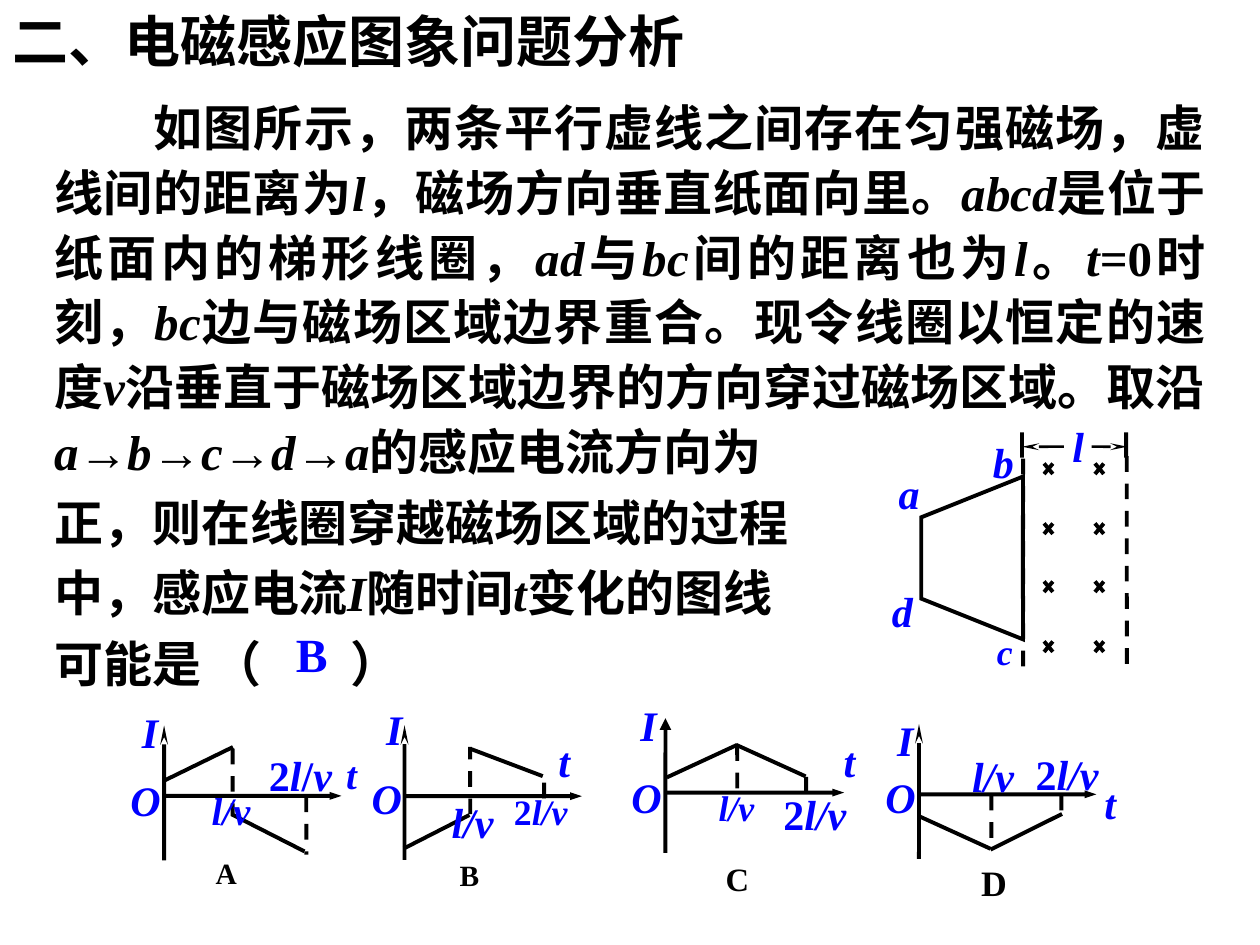
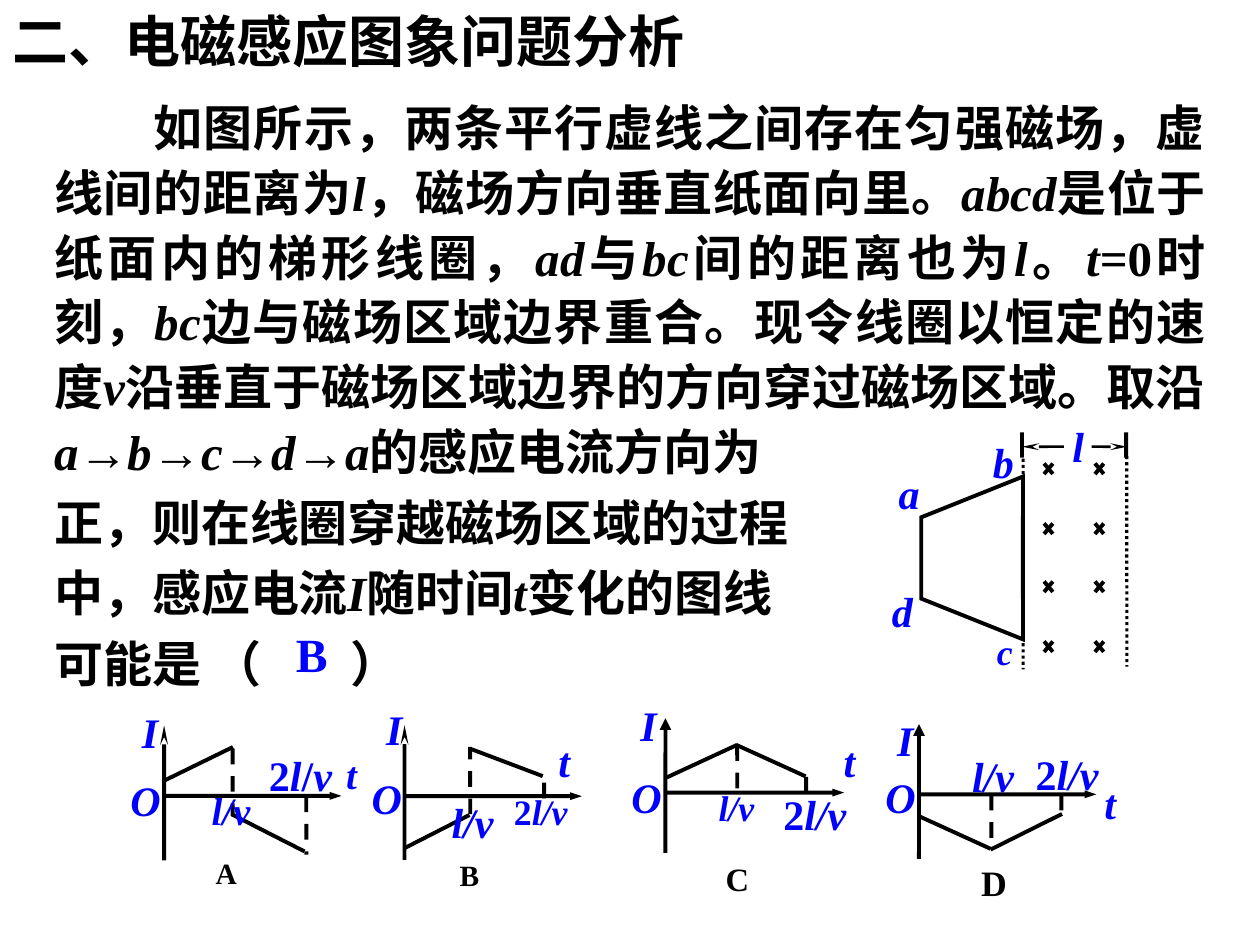
Before and after one commit to saddestboy/wuli2, a slide deck: slide 15 of 4.5A电磁感应问题的综合应用/习题课 电磁感应规律的综合应用.ppt (slide 14 before the commit). Drawn at 1260x945 pixels with LibreOffice and Linux fonts; fonts in the diff are those of the drawing. Boxes give left, top, right and bottom in pixels: in the first picture for what was removed or moved away, otherwise in the second. Text is boxed around its words. In the diff, an @@ line names an element or a change of style, - is before the commit and + after.

```diff
--- a/4.5A电磁感应问题的综合应用/习题课 电磁感应规律的综合应用.ppt
+++ b/4.5A电磁感应问题的综合应用/习题课 电磁感应规律的综合应用.ppt
@@ line (1023, 459) - (1023, 669): stroke #000000 2.24 pt dashed to #000000 1.76 pt dashed @@
@@ line (1126, 456) - (1126, 667): stroke #000000 2.24 pt dashed to #000000 1.76 pt dashed @@
@@ arrow (919, 859) - (919, 724): arrowheads changed @@
```
Also in this commit, not shown: 17 other slides changed, 6 slides added, 9 slides removed.
